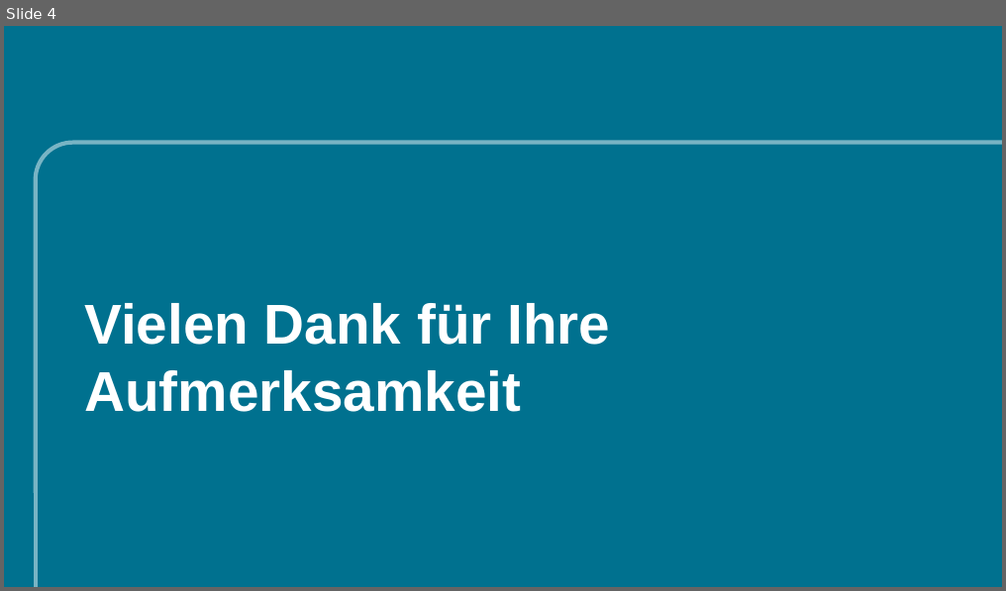
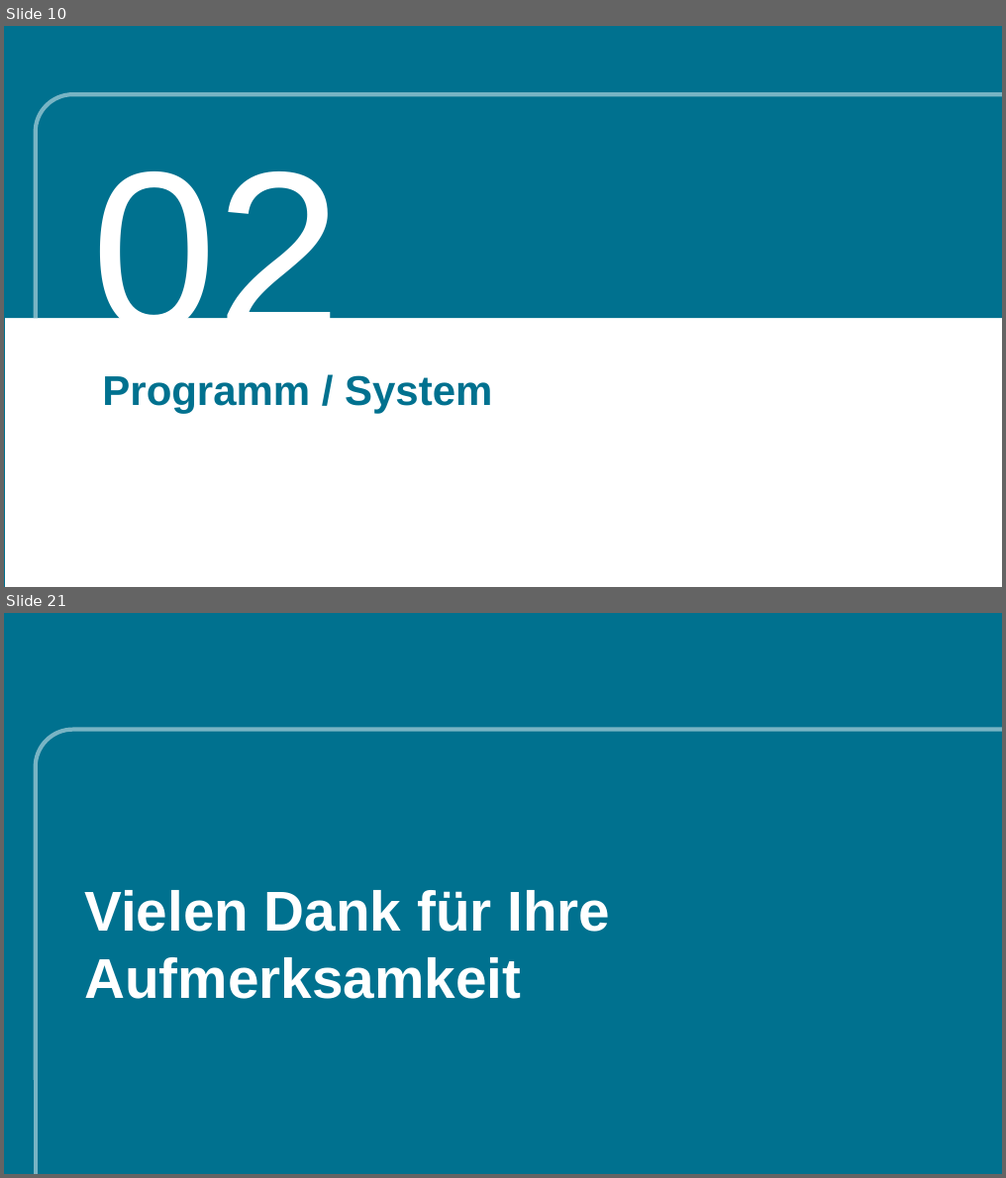
Before and after one commit to Facemirrored/go-pro-pruefung, a slide deck: data/documents/IHK_Präsentation.pptx. Shown one above the other, each under a label of ours: slide 4 before the commit, slides 10 and 21 after it; the slides between them are not shown. The pictures are 1006x591 and 1006x1178 pixels, drawn with LibreOffice and Linux fonts; fonts in the diff are those of the drawing; background and template pictures are left out. Boxes give left, top, right and bottom in pixels: in the first picture for what was removed or moved away, otherwise in the second. Text is boxed around its words. In the diff, an @@ line names an element or a change of style, - is before the commit and + after.

```diff
--- a/data/documents/IHK_Präsentation.pptx
+++ b/data/documents/IHK_Präsentation.pptx
@@ slide 10 added at <box>4,26,1002,587</box>, background #FFFFFF; not listed: 1 template element that a slide beside it also shows @@
@@ rectangle added at <box>4,26,1002,319</box>, fill #00718F @@
@@ freeform shape added at <box>36,95,1002,446</box>, outline #78B4C4 4 pt @@
@@ text added at <box>91,172,342,369</box>, 217 pt, text #FFFFFF @@
+02
@@ rectangle added at <box>4,319,1002,587</box>, fill #FFFFFF @@
@@ text added at <box>102,375,492,413</box>, 40 pt, text #00718F, bold @@
+Programm / System
@@ what was slide 4 is now slide 21 @@
```
Also in this commit, not shown: 2 slides changed, 16 other slides added, 3 other files.
